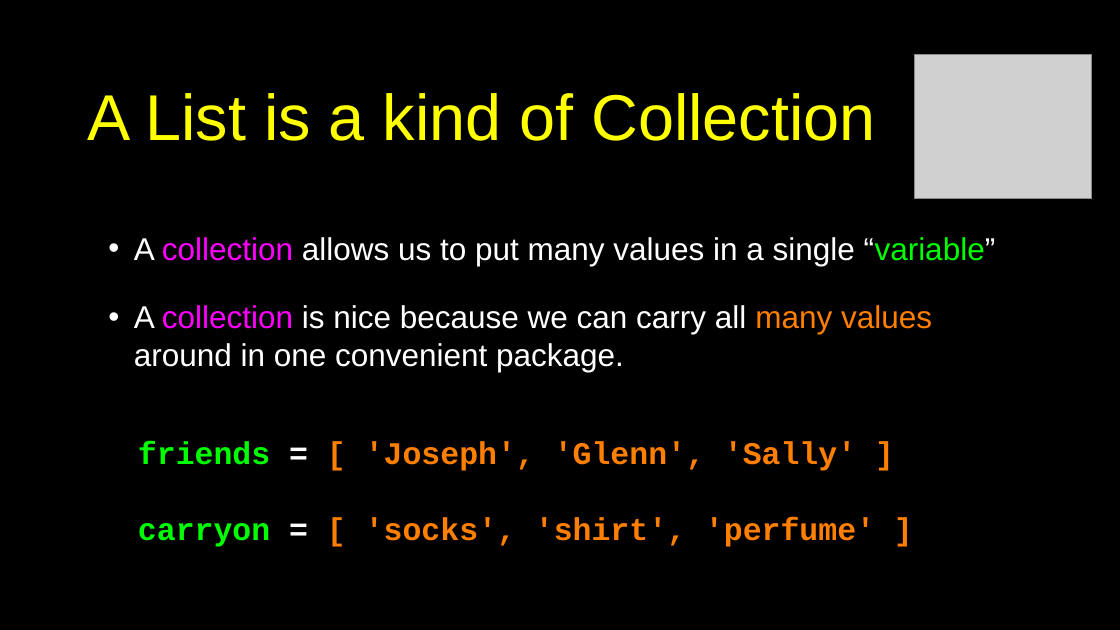
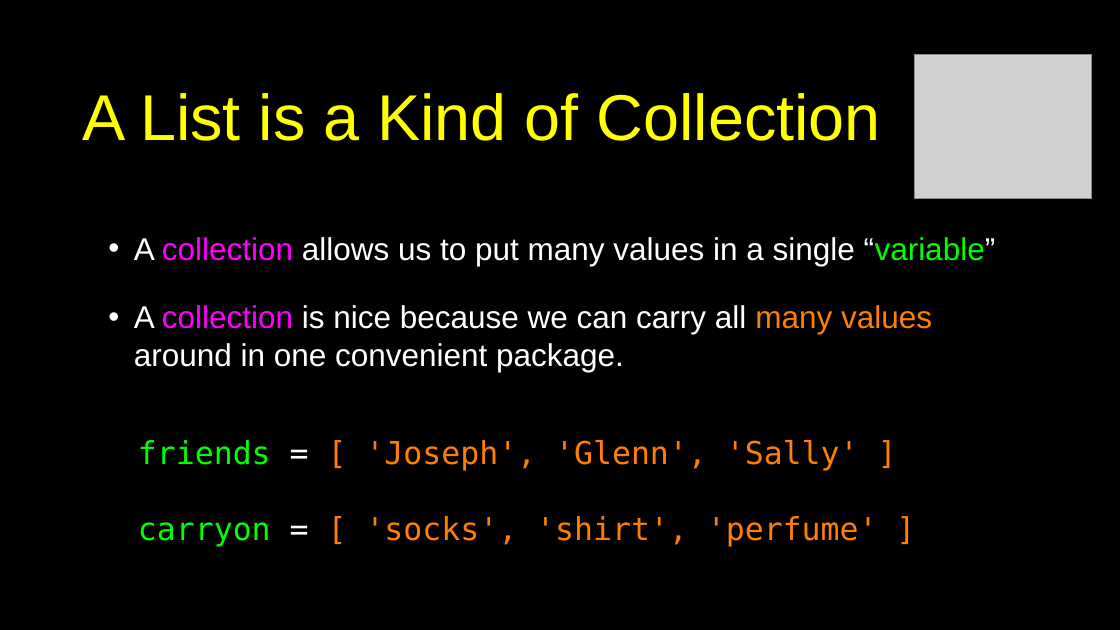
Before and after one commit to csev/py4e, a slide deck: slide 4 of lectures3/Pythonlearn-08-Lists.pptx. Drawn at 1120x630 pixels with LibreOffice and Linux fonts; fonts in the diff are those of the drawing; grey boxes stand for pictures. Boxes give left, top, right and bottom in pixels: in the first picture for what was removed or moved away, otherwise in the second. Text is boxed around its words. In the diff, an @@ line names an element or a change of style, - is before the commit and + after.

```diff
--- a/lectures3/Pythonlearn-08-Lists.pptx
+++ b/lectures3/Pythonlearn-08-Lists.pptx
@@ title at (x1=83, y1=93, x2=881, y2=141): text changed @@
-A List is a kind of Collection
+A List is a Kind of Collection
@@ text "friends = [ 'Joseph', 'Glenn', ..." at (x1=138, y1=440, x2=878, y2=547): font Courier New to DejaVu Sans Mono, bold off @@
```
Also in this commit, not shown: 25 other slides changed, 1 other file.
